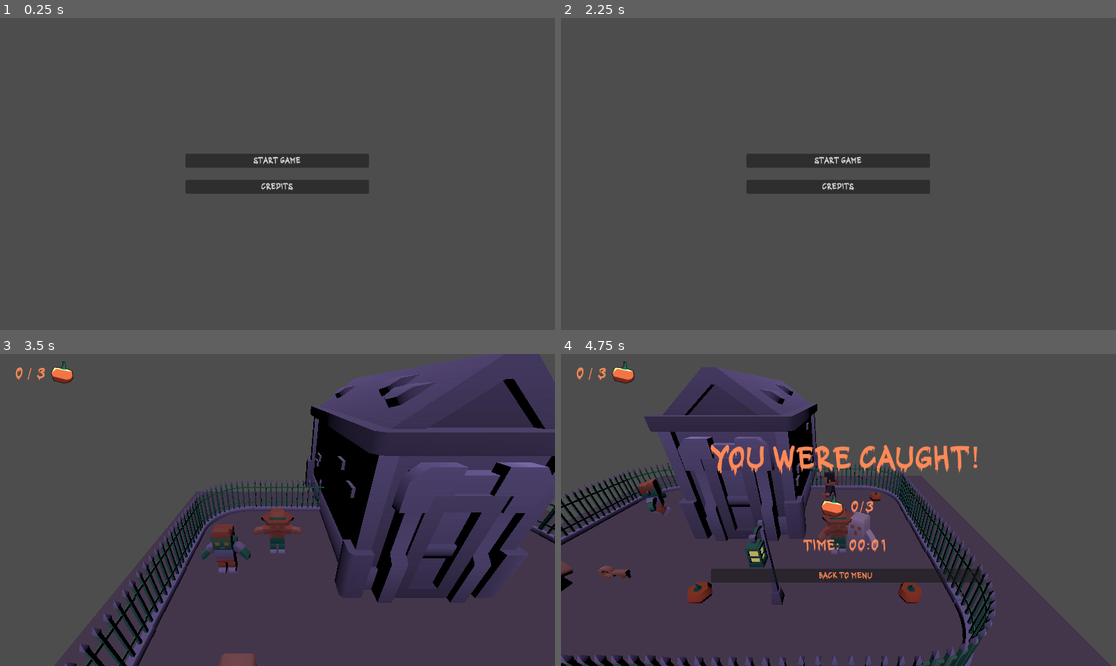
Above: before the commit, frames 1-4 (two rows, left to right).
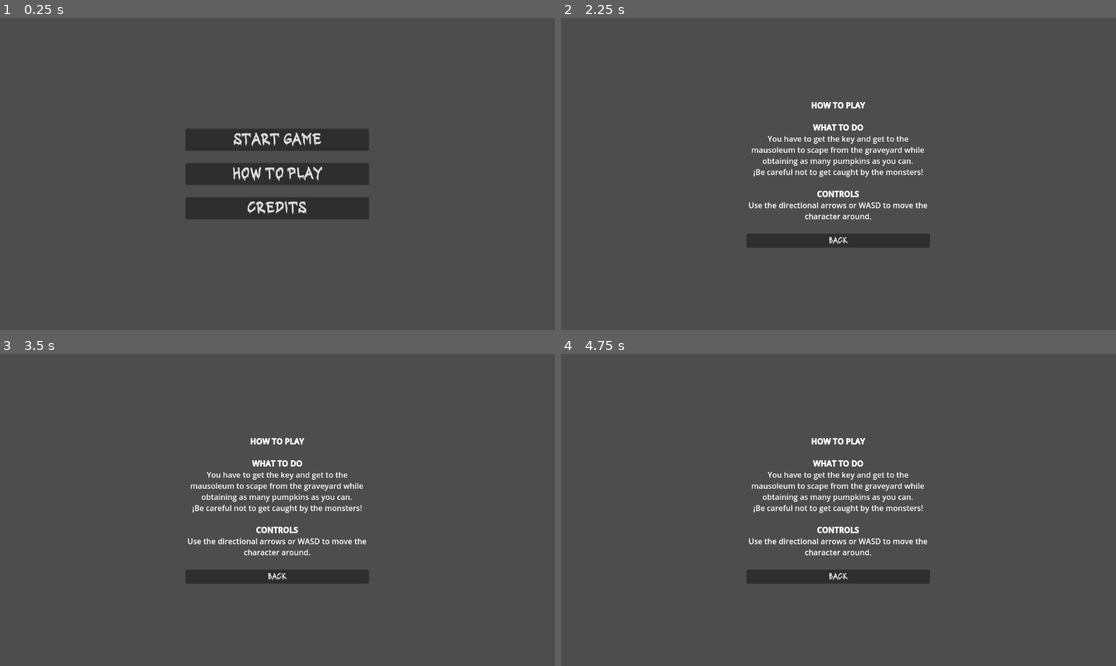
Above: after the commit, the same moments.

Repository: BuendiaGames/SpookyComecocos
Game: Godot game, scene res://core/menu/mainmenu.tscn
Same seed, same stepped clock (60 frames per second), same inputs: the game is played once before the commit and once after it.
Inputs (mouse positions are in pixels of both pictures, inside the frame that each line leads up to):
- Up to frame 1 (0.25 s): no input
- Up to frame 2 (2.25 s): click "Credits" at 0.5 s; click "Back" at 1.25 s; click (838, 174) at 2 s, where only the run after the commit has a clickable "how to play"
- Up to frame 3 (3.5 s): click (277, 497) at 2.75 s, where only the run before the commit has a clickable "Start game"
- Up to frame 4 (4.75 s): hold Right (ui_right) 3.53-4.28 s; hold Down (ui_down) from 4.28 s (still down)

The runs differ from the first frame. In frame 1, 7.4% of the frame differs, in the area x 33-67%, y 35-65%; in frame 2, 5.8%; in frame 3, 29%, in the area x 2-100%, y 0-100%; in frame 4, 22%.

Commit message:
Añado controles al menu

Diff:
--- a/core/menu/mainmenu.gd
+++ b/core/menu/mainmenu.gd
@@ -1,6 +1,4 @@
 extends Control
-
-var showing_credits = false
 
 # Called when the node enters the scene tree for the first time.
 func _ready() -> void:
@@ -16,9 +14,9 @@
 	GameManager.load_game("res://core/levels/laberinto_prueba.tscn")
 
 func _on_credits_pressed() -> void:
-	showing_credits = true
 	$backgroundtext/columns/center/start.hide()
 	$backgroundtext/columns/center/credits.hide()
+	$backgroundtext/columns/center/howtoplay.hide()
 
 	$backgroundtext/columns/center/credits_text.show()
 	$backgroundtext/columns/center/back.show()
@@ -26,6 +24,21 @@
 func _on_back_pressed() -> void:
 	$backgroundtext/columns/center/start.show()
 	$backgroundtext/columns/center/credits.show()
+	$backgroundtext/columns/center/howtoplay.show()
+
 
 	$backgroundtext/columns/center/credits_text.hide()
+	$backgroundtext/columns/center/howtoplay_text.hide()
 	$backgroundtext/columns/center/back.hide()
+
+
+
+func _on_howtoplay_pressed() -> void:
+
+	$backgroundtext/columns/center/start.hide()
+	$backgroundtext/columns/center/credits.hide()
+	$backgroundtext/columns/center/howtoplay.hide()
+
+	$backgroundtext/columns/center/howtoplay_text.show()
+	$backgroundtext/columns/center/back.show()
+	pass # Replace with function body.
--- a/core/menu/mainmenu.tscn
+++ b/core/menu/mainmenu.tscn
@@ -41,11 +41,19 @@
 [node name="start" type="Button" parent="backgroundtext/columns/center"]
 layout_mode = 2
 theme_override_fonts/font = ExtResource("2_fyu4g")
+theme_override_font_sizes/font_size = 30
 text = "Start game"
+
+[node name="howtoplay" type="Button" parent="backgroundtext/columns/center"]
+layout_mode = 2
+theme_override_fonts/font = ExtResource("2_fyu4g")
+theme_override_font_sizes/font_size = 30
+text = "how to play"
 
 [node name="credits" type="Button" parent="backgroundtext/columns/center"]
 layout_mode = 2
 theme_override_fonts/font = ExtResource("2_fyu4g")
+theme_override_font_sizes/font_size = 30
 text = "Credits"
 
 [node name="credits_text" type="RichTextLabel" parent="backgroundtext/columns/center"]
@@ -69,6 +77,20 @@
 "
 fit_content = true
 
+[node name="howtoplay_text" type="RichTextLabel" parent="backgroundtext/columns/center"]
+visible = false
+layout_mode = 2
+bbcode_enabled = true
+text = "[center][b]HOW TO PLAY[/b]
+
+[b]WHAT TO DO[/b]
+You have to get the key and get to the mausoleum to scape from the graveyard while obtaining as many pumpkins as you can.
+¡Be careful not to get caught by the monsters!
+
+[b]CONTROLS[/b]
+Use the directional arrows or WASD to move the character around."
+fit_content = true
+
 [node name="back" type="Button" parent="backgroundtext/columns/center"]
 visible = false
 layout_mode = 2
@@ -82,5 +104,6 @@
 [node name="Timer" type="Timer" parent="."]
 
 [connection signal="pressed" from="backgroundtext/columns/center/start" to="." method="_on_start_pressed"]
+[connection signal="pressed" from="backgroundtext/columns/center/howtoplay" to="." method="_on_howtoplay_pressed"]
 [connection signal="pressed" from="backgroundtext/columns/center/credits" to="." method="_on_credits_pressed"]
 [connection signal="pressed" from="backgroundtext/columns/center/back" to="." method="_on_back_pressed"]
